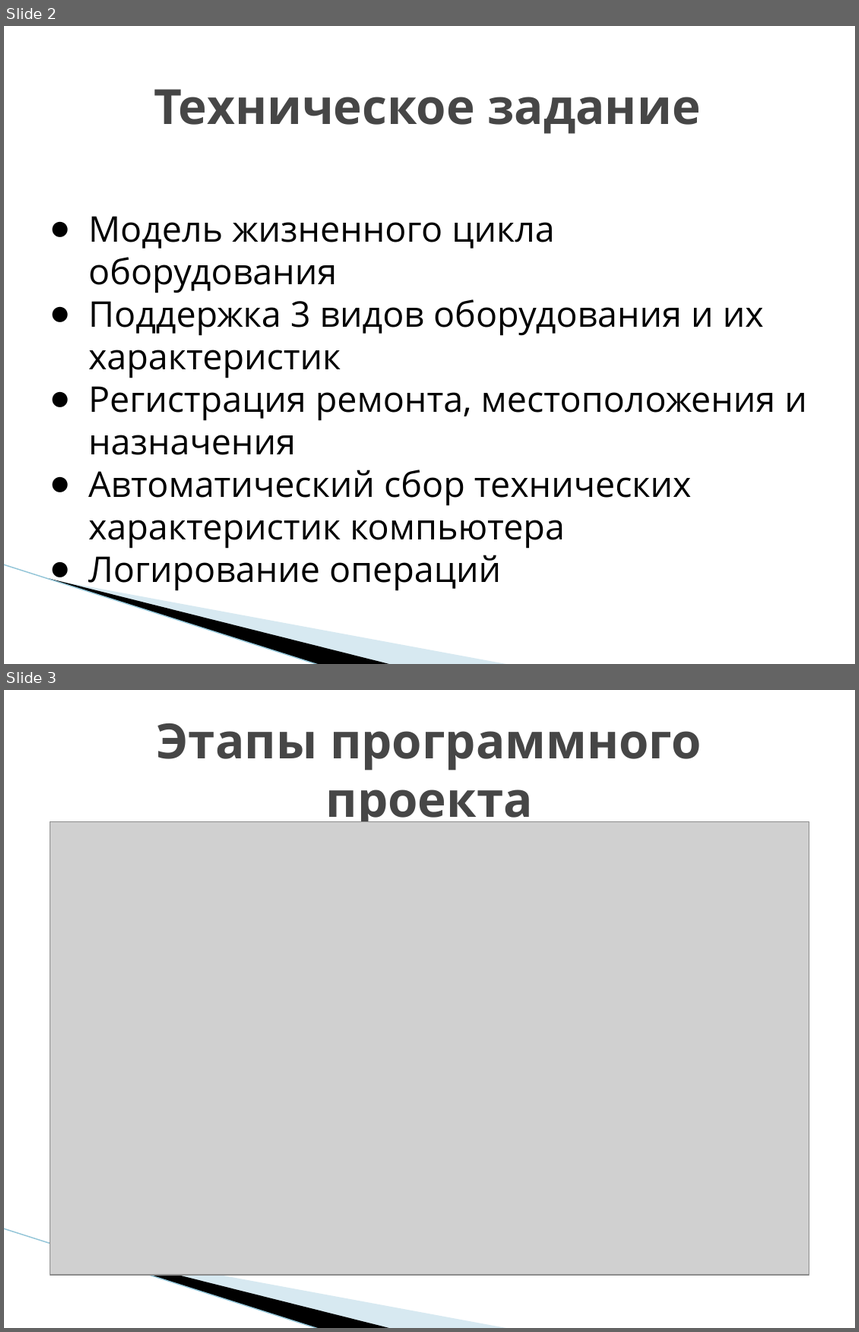
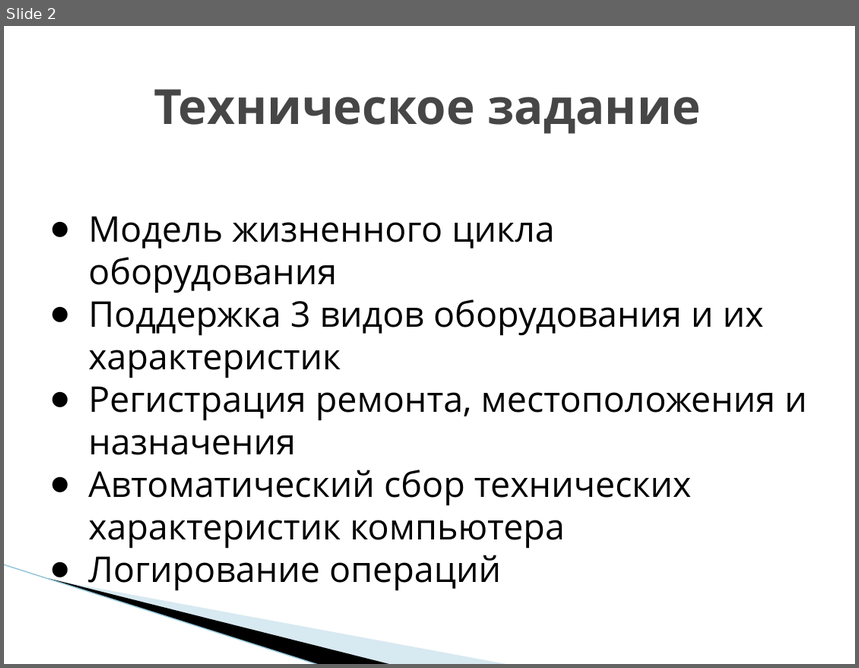
Before and after one commit to Nikita-080/is-quantek, a slide deck: Документы по проекту/презентация.pptx. Shown one above the other, each under a label of ours: slides 2 and 3 before the commit, slide 2 after it. The pictures are 859x1332 and 859x668 pixels, drawn with LibreOffice and Linux fonts; fonts in the diff are those of the drawing; grey boxes stand for pictures; background and template pictures are left out. Boxes give left, top, right and bottom in pixels: in the first picture for what was removed or moved away, otherwise in the second. Text is boxed around its words. In the diff, an @@ line names an element or a change of style, - is before the commit and + after.

```diff
--- a/Документы по проекту/презентация.pptx
+++ b/Документы по проекту/презентация.pptx
@@ slide 3 removed at <box>4,690,855,1328</box>, background #FFFFFF; not listed: 3 template elements that a slide beside it also shows @@
@@ title removed at <box>157,723,702,830</box> @@
-Этапы программного проекта
@@ picture removed at <box>50,822,810,1276</box> @@
```
Also in this commit, not shown: 6 slides changed, 1 slide added, 2 other slides removed.
